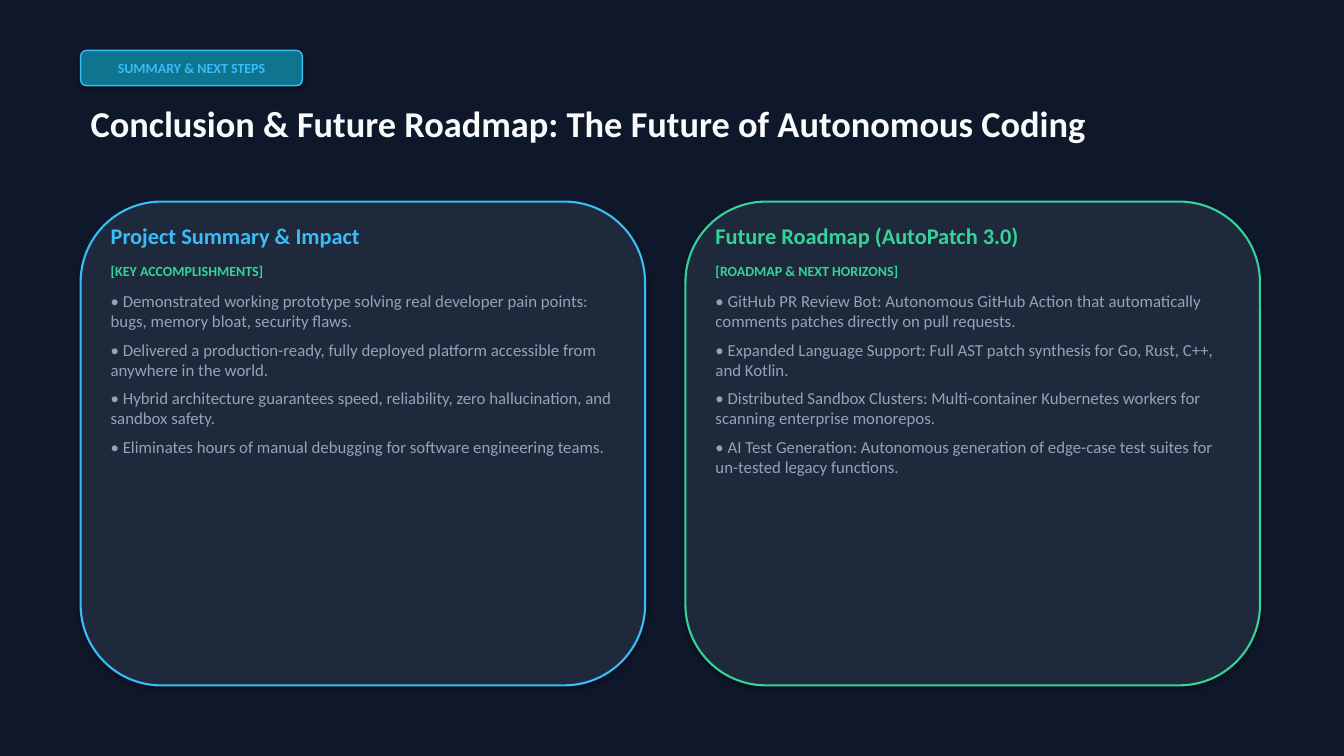
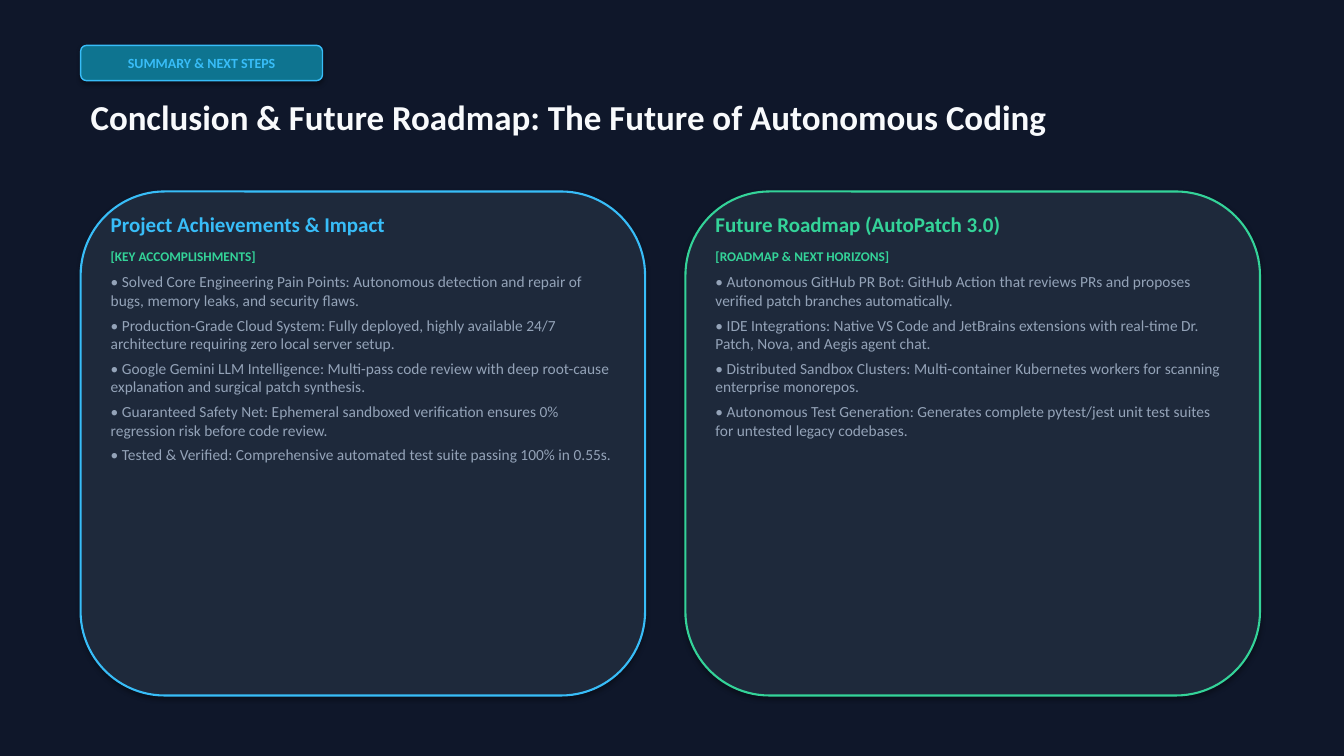
Before and after one commit to Bhimannapng/AutoPatch, a slide deck: slide 10 of AutoPatch_Presentation.pptx. Drawn at 1344x756 pixels with LibreOffice and Linux fonts; fonts in the diff are those of the drawing. Boxes give left, top, right and bottom in pixels: in the first picture for what was removed or moved away, otherwise in the second. Text is boxed around its words. In the diff, an @@ line names an element or a change of style, - is before the commit and + after.

Commit message:
docs: update PPT presentation and presenter guide to feature Google Gemini LLM Engine as core plan

```diff
--- a/AutoPatch_Presentation.pptx
+++ b/AutoPatch_Presentation.pptx
@@ rounded rectangle "SUMMARY & NEXT STEPS": place and size @@
-rounded rectangle "SUMMARY & NEXT STEPS" at [81,50,302,86]
+rounded rectangle "SUMMARY & NEXT STEPS" at [81,45,323,81]
@@ text "Conclusion & Future Roadmap: The ..." at [91,105,1046,136]: size 26 to 25 pt @@
@@ rounded rectangle: place and size @@
-rounded rectangle at [81,202,645,686]
+rounded rectangle at [81,192,645,696]
@@ text "Project Achievements & Impact": place and size @@
-text "Project Achievements & Impact" at [111,228,611,456]
+text "Project Achievements & Impact" at [111,217,611,463]
@@ rounded rectangle: place and size @@
-rounded rectangle at [686,202,1260,686]
+rounded rectangle at [686,192,1260,696]
@@ text "Future Roadmap (AutoPatch 3.0)": place and size @@
-text "Future Roadmap (AutoPatch 3.0)" at [715,227,1213,476]
+text "Future Roadmap (AutoPatch 3.0)" at [715,216,1220,439]
@@ text at [111,217,384,236]: text changed; size 16 to 15 pt @@
-Project Summary & Impact
+Project Achievements & Impact
@@ text at [715,216,1220,395]: size 16 to 15 pt in "Future Roadmap (AutoPatch 3.0)"; size 10 to 9.5 pt in "[ROADMAP & NEXT HORIZONS]"; size 12 to 11 pt in "• Distributed Sandbox Clusters: Multi-container Kubernetes w ..."; less space between paragraphs @@
@@ text at [111,251,256,263]: size 10 to 9.5 pt in "[KEY ACCOMPLISHMENTS]"; less space between paragraphs @@
@@ text at [111,276,611,463]: text changed; size 12 to 11 pt @@
-• Demonstrated working prototype solving real developer pain points: bugs, memory bloat, security flaws.
-• Delivered a production-ready, fully deployed platform accessible from anywhere in the world.
-• Hybrid architecture guarantees speed, reliability, zero hallucination, and sandbox safety.
-• Eliminates hours of manual debugging for software engineering teams.
+• Solved Core Engineering Pain Points: Autonomous detection and repair of bugs, memory leaks, and security flaws.
+• Production-Grade Cloud System: Fully deployed, highly available 24/7 architecture requiring zero local server setup.
+• Google Gemini LLM Intelligence: Multi-pass code review with deep root-cause explanation and surgical patch synthesis.
+• Guaranteed Safety Net: Ephemeral sandboxed verification ensures 0% regression risk before code review.
+• Tested & Verified: Comprehensive automated test suite passing 100% in 0.55s.
@@ text at [715,276,1198,352]: text changed; size 12 to 11 pt @@
-• GitHub PR Review Bot: Autonomous GitHub Action that automatically comments patches directly on pull requests.
-• Expanded Language Support: Full AST patch synthesis for Go, Rust, C++, and Kotlin.
+• Autonomous GitHub PR Bot: GitHub Action that reviews PRs and proposes verified patch branches automatically.
+• IDE Integrations: Native VS Code and JetBrains extensions with real-time Dr. Patch, Nova, and Aegis agent chat.
@@ text at [715,406,1210,439]: text changed; size 12 to 11 pt @@
-• AI Test Generation: Autonomous generation of edge-case test suites for un-tested legacy functions.
+• Autonomous Test Generation: Generates complete pytest/jest unit test suites for untested legacy codebases.
```
Also in this commit, not shown: 5 other slides changed, 4 slides added, 4 slides removed, 3 other files.
